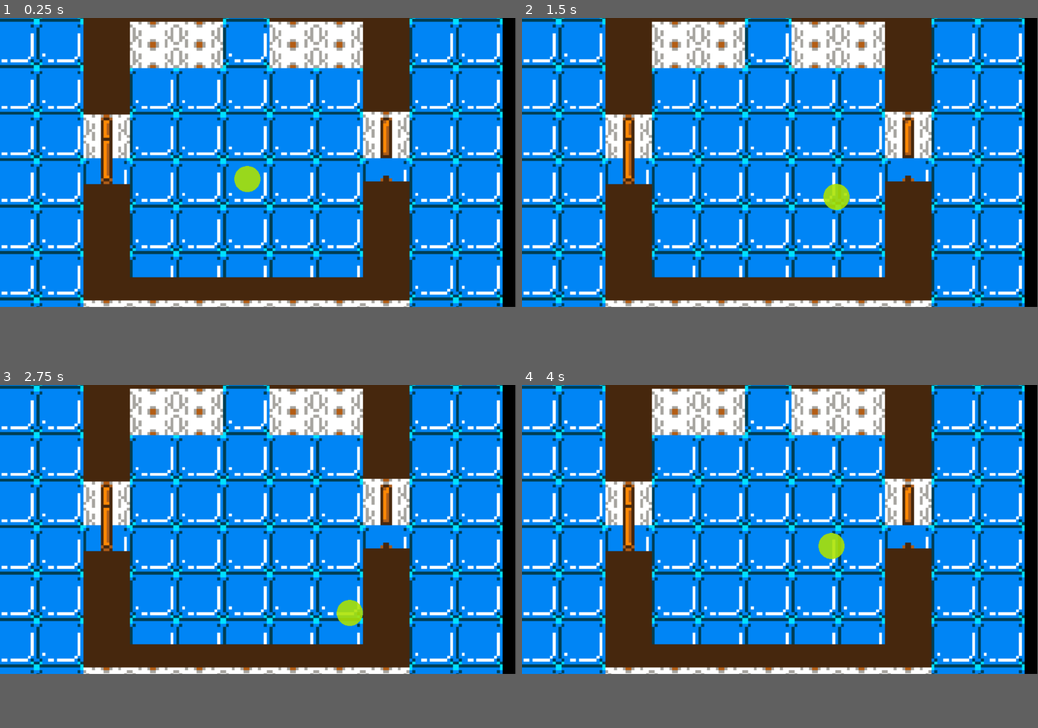
Above: before the commit, frames 1-4 (two rows, left to right).
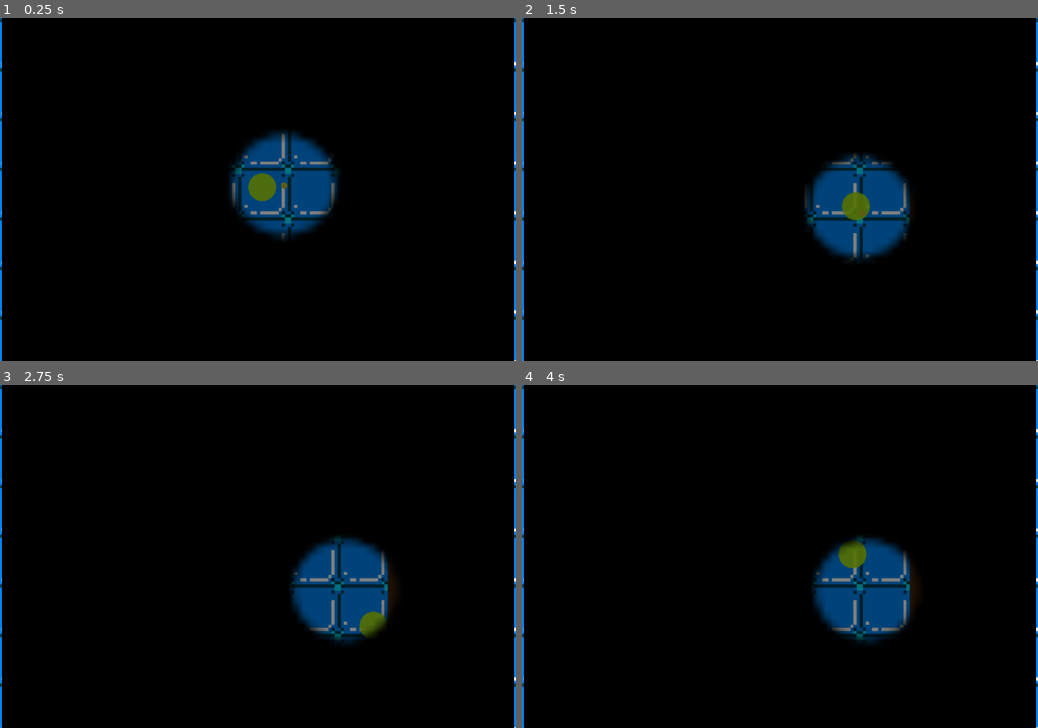
Above: after the commit, the same moments.

Repository: lachoneus8/lumens-lab-break
Game: Godot game, scene res://Scenes/level_1.tscn
Two runs of this game, one before a commit and one after it. Both use one fixed random seed, a clock stepped at 60 frames per second and the inputs below. The project has no main scene, so this scene is started directly.
Inputs:
- Up to frame 1 (0.25 s): no input
- Up to frame 2 (1.5 s): tap Enter at 0.5 s; hold D (Move Right) 0.53-1.28 s; tap E (Drop, bound only after the commit) at 0.6 s; tap Q (Pickup, bound only after the commit) at 0.8, 1.35 s; hold S (Move Down) from 1.28 s (still down)
- Up to frame 3 (2.75 s): tap E (Drop, bound only after the commit) at 1.55, 2.1 s; release S (Move Down) at 2.03 s; hold D (Move Right) from 2.03 s (still down); tap Q (Pickup, bound only after the commit) at 2.3 s
- Up to frame 4 (4 s): tap Space at 2.75 s; release D (Move Right) at 2.78 s; hold W (Move Up) 2.78-3.53 s; tap Q (Pickup, bound only after the commit) at 2.85, 3.8 s; tap E (Drop, bound only after the commit) at 3.05, 3.6 s; hold A (Move Left) from 3.53 s (still down)
In our replay, the window is 799x449 before the commit and 800x533 after it. These sizes can differ from the game's own. Grey fills any space a smaller window leaves; there, only what the larger window draws over its background counts as a difference.

The runs differ from the first frame. In frame 1, 82% of the frame differs, in the area x 0-100%, y 0-100%; in frame 2, 82%; in frame 3, 82%; in frame 4, 82%.

Commit message:
Light are now working.  Pickup/Drop working.

Diff:
--- /dev/null
+++ b/Data/LightSource.tres
@@ -0,0 +1,10 @@
+[gd_resource type="Resource" script_class="ItemData" format=3 uid="uid://dqcisy8j033rp"]
+
+[ext_resource type="Script" uid="uid://wabbfnfgxcb" path="res://Scripts/ItemData.gd" id="1_hvrbi"]
+[ext_resource type="Texture2D" uid="uid://dt8l323h28klv" path="res://Textures/LightSource.png" id="2_3e64k"]
+
+[resource]
+script = ExtResource("1_hvrbi")
+item_name = "Light"
+texture = ExtResource("2_3e64k")
+metadata/_custom_type_script = "uid://wabbfnfgxcb"
--- /dev/null
+++ b/Items/LightSource.tscn
@@ -0,0 +1,10 @@
+[gd_scene format=3 uid="uid://cdo8i2gwt3um2"]
+
+[ext_resource type="Script" uid="uid://bl0g6t5l0bkyw" path="res://Scripts/Item.gd" id="1_vmd61"]
+[ext_resource type="Texture2D" uid="uid://dt8l323h28klv" path="res://Textures/LightSource.png" id="2_d6im1"]
+
+[node name="Node2D" type="Node2D" unique_id=284507103]
+script = ExtResource("1_vmd61")
+
+[node name="Sprite2D" type="Sprite2D" parent="." unique_id=2036339032]
+texture = ExtResource("2_d6im1")
--- a/Scenes/level_1.tscn
+++ b/Scenes/level_1.tscn
@@ -1,24 +1,36 @@
 [gd_scene format=3 uid="uid://c2h2x72qgmfi1"]
 
-[ext_resource type="Script" uid="uid://cpmhbdiv3au3y" path="res://Scripts/lumen.gd" id="1_8ffim"]
+[ext_resource type="Script" uid="uid://cpmhbdiv3au3y" path="res://Scripts/Lumen.gd" id="1_8ffim"]
 [ext_resource type="Texture2D" uid="uid://cuxs0g3qhn6o4" path="res://Textures/placeholder_background.png" id="1_xfk5q"]
 [ext_resource type="Texture2D" uid="uid://c04la2vfaps22" path="res://Textures/PlaceholderBlob.png" id="2_xfk5q"]
+[ext_resource type="PackedScene" uid="uid://cdo8i2gwt3um2" path="res://Items/LightSource.tscn" id="3_evi0p"]
+[ext_resource type="Script" uid="uid://bxjfb7imr3lbi" path="res://Scripts/Fog.gd" id="4_7p6j4"]
+[ext_resource type="Resource" uid="uid://dqcisy8j033rp" path="res://Data/LightSource.tres" id="4_lsmp6"]
 
 [sub_resource type="CircleShape2D" id="CircleShape2D_7p6j4"]
 radius = 28.460499
 
 [sub_resource type="RectangleShape2D" id="RectangleShape2D_6444e"]
 
+[sub_resource type="CanvasItemMaterial" id="CanvasItemMaterial_7p6j4"]
+blend_mode = 3
+
 [node name="Node2D" type="Node2D" unique_id=193169328]
+script = ExtResource("4_7p6j4")
 
 [node name="PlaceholderBackground" type="Sprite2D" parent="." unique_id=647695926]
 position = Vector2(559, 427)
 texture = ExtResource("1_xfk5q")
 
+[node name="LightSource" parent="." unique_id=284507103 groups=["items", "lights"] instance=ExtResource("3_evi0p")]
+position = Vector2(595, 352)
+itemData = ExtResource("4_lsmp6")
+
 [node name="Lumen" type="CharacterBody2D" parent="." unique_id=1709684840]
-position = Vector2(554, 360)
+position = Vector2(550, 354)
 script = ExtResource("1_8ffim")
 speed = 12000.0
+pickupRange = 60.0
 
 [node name="PlaceholderBlob" type="Sprite2D" parent="Lumen" unique_id=1648174148]
 scale = Vector2(1.125, 1.125)
@@ -26,6 +38,9 @@
 
 [node name="CollisionShape2D" type="CollisionShape2D" parent="Lumen" unique_id=148979818]
 shape = SubResource("CircleShape2D_7p6j4")
+
+[node name="ItemHoldPos" type="Node2D" parent="Lumen" unique_id=462890455]
+position = Vector2(12, 17)
 
 [node name="Environment" type="Node" parent="." unique_id=148573709]
 
@@ -84,3 +99,7 @@
 position = Vector2(106, -1.0000038)
 scale = Vector2(5.3599987, 11.080001)
 shape = SubResource("RectangleShape2D_6444e")
+
+[node name="Fog" type="Sprite2D" parent="." unique_id=1729652406]
+material = SubResource("CanvasItemMaterial_7p6j4")
+position = Vector2(563, 434)
--- /dev/null
+++ b/Scripts/Fog.gd
@@ -0,0 +1,73 @@
+extends Node2D
+
+const LightTexture = preload("res://Textures/Light.png")
+const GRID_SIZE = 16
+
+@onready var fog = $Fog
+
+var display_size: Vector2
+var display_width: float
+var display_height: float
+
+var fogImage = Image.new()
+var fogTexture = ImageTexture.new()
+var lightImage = LightTexture.get_image()
+var light_offset = Vector2(LightTexture.get_width() / 2.0, LightTexture.get_height() / 2.0)
+
+var fog_image_width: float
+var fog_image_height: float
+
+func _ready():
+	# Initialize viewport dimensions
+	display_size = get_viewport_rect().size
+	display_width = display_size.x
+	display_height = display_size.y
+
+	fog_image_width = display_width / GRID_SIZE
+	fog_image_height = display_height / GRID_SIZE
+
+	fogImage = Image.create(fog_image_width, fog_image_height, false, Image.FORMAT_RGBAH)
+	fogImage.fill(Color.BLACK)
+	lightImage.convert(Image.FORMAT_RGBAH)
+
+	# Reduce alpha of light image
+	adjust_image_alpha(lightImage, 0.5) # 0.5 = 50% opacity, adjust as needed
+
+	fog.scale *= GRID_SIZE
+
+	# Center the fog texture on the screen
+	fog.position = display_size / 2
+	fog.centered = true
+
+func adjust_image_alpha(image: Image, alpha_multiplier: float):
+	for y in range(image.get_height()):
+		for x in range(image.get_width()):
+			var color = image.get_pixel(x, y)
+			color.a *= alpha_multiplier
+			image.set_pixel(x, y, color)
+
+func update_fog():
+	# Reset fog to black
+	fogImage.fill(Color.BLACK)
+
+	# Get all lights in the scene
+	var lights = get_tree().get_nodes_in_group("lights")
+
+	var light_rect = Rect2(Vector2.ZERO, Vector2(lightImage.get_width(), lightImage.get_height()))
+
+	# Render a light image for each light
+	for light in lights:
+		if light is Node2D:
+			# Convert light's global position to fog grid position
+			var light_grid_position = light.global_position / GRID_SIZE
+			# Blend the light image at the light's position
+			fogImage.blend_rect(lightImage, light_rect, light_grid_position - light_offset)
+
+	update_fog_image_texture()
+
+func update_fog_image_texture():
+	fogTexture = ImageTexture.create_from_image(fogImage)
+	fog.texture = fogTexture
+
+func _process(_delta):
+	update_fog()
--- /dev/null
+++ b/Scripts/Item.gd
@@ -0,0 +1,7 @@
+extends Node2D
+
+@export var itemData: ItemData
+
+func _ready():
+	if itemData:
+		$Sprite2D.texture = itemData.texture
--- /dev/null
+++ b/Scripts/ItemData.gd
@@ -0,0 +1,5 @@
+class_name ItemData
+extends Resource
+
+@export var item_name: String = "Default"
+@export var texture: Texture2D
--- a/Scripts/lumen.gd
+++ b/Scripts/lumen.gd
@@ -1,6 +1,10 @@
 extends CharacterBody2D
 
 @export var speed: float = 300.0
+@export var pickupRange: float = 40
+@onready var item_hold_pos = $ItemHoldPos
+
+var item_stack: Array[Node2D] = []
 
 func _physics_process(delta: float) -> void:
 	# Get input direction
@@ -23,3 +27,62 @@
 
 	# Move the character
 	move_and_slide()
+
+	if Input.is_action_just_pressed("Pickup"):
+		pickup_item()
+
+	if Input.is_action_just_pressed("Drop"):
+		drop_item()
+
+func pickup_item():
+	# Find all items in the scene
+	var items = get_tree().get_nodes_in_group("items")
+
+	print("Pickup pressed! Found ", items.size(), " items in 'items' group")
+
+	var nearest_item: Node2D = null
+	var nearest_distance: float = pickupRange
+
+	# Find the nearest item within range
+	for item in items:
+		if item is Node2D:
+			var distance = global_position.distance_to(item.global_position)
+			print("Item at distance: ", distance, " (range: ", pickupRange, ")")
+			if distance < nearest_distance:
+				nearest_distance = distance
+				nearest_item = item
+
+	# If an item was found, pick it up
+	if nearest_item:
+		print("Picking up item!")
+		# Remove from items group
+		nearest_item.remove_from_group("items")
+
+		# Reparent to ItemHoldPos
+		var old_parent = nearest_item.get_parent()
+		old_parent.remove_child(nearest_item)
+		item_hold_pos.add_child(nearest_item)
+
+		# Reset transform relative to ItemHoldPos
+		nearest_item.position = Vector2.ZERO
+		nearest_item.rotation = 0
+
+		# Add to stack (FILO - First In Last Out)
+		item_stack.push_back(nearest_item)
+
+func drop_item():
+	if item_stack.size() == 0:
+		print("No items to drop!")
+		return
+
+	var item_to_drop = item_stack.pop_back()
+	print("Dropping item!")
+
+	# Reparent to the main scene (assuming it's the root)
+	var root = get_tree().get_root().get_child(0)
+	item_hold_pos.remove_child(item_to_drop)
+	root.add_child(item_to_drop)
+	# Set the item's global position to the player's position
+	item_to_drop.global_position = global_position + Vector2(30, 30)
+
+	item_to_drop.add_to_group("items")
--- a/project.godot
+++ b/project.godot
@@ -13,6 +13,11 @@
 config/name="Lumens Lab Break"
 config/features=PackedStringArray("4.6", "GL Compatibility")
 config/icon="res://icon.svg"
+
+[display]
+
+window/size/viewport_width=1080
+window/size/viewport_height=720
 
 [dotnet]
 
@@ -40,6 +45,16 @@
 "events": [Object(InputEventKey,"resource_local_to_scene":false,"resource_name":"","device":-1,"window_id":0,"alt_press …(192 unchanged characters)…
 ]
 }
+Pickup={
+"deadzone": 0.2,
+"events": [Object(InputEventKey,"resource_local_to_scene":false,"resource_name":"","device":-1,"window_id":0,"alt_pressed":false,"shift_pressed":false,"ctrl_pressed":false,"meta_pressed":false,"pressed":false,"keycode":0,"physical_keycode":81,"key_label":0,"unicode":113,"location":0,"echo":false,"script":null)
+]
+}
+Drop={
+"deadzone": 0.2,
+"events": [Object(InputEventKey,"resource_local_to_scene":false,"resource_name":"","device":-1,"window_id":0,"alt_pressed":false,"shift_pressed":false,"ctrl_pressed":false,"meta_pressed":false,"pressed":false,"keycode":0,"physical_keycode":69,"key_label":0,"unicode":101,"location":0,"echo":false,"script":null)
+]
+}
 
 [physics]
 
Not shown, added: Scripts/Fog.gd.uid
Not shown, added: Scripts/Item.gd.uid
Not shown, added: Scripts/ItemData.gd.uid
Binary file added: Textures/Light.png
Not shown, added: Textures/Light.png.import
Binary file added: Textures/LightSource.png
Not shown, added: Textures/LightSource.png.import
